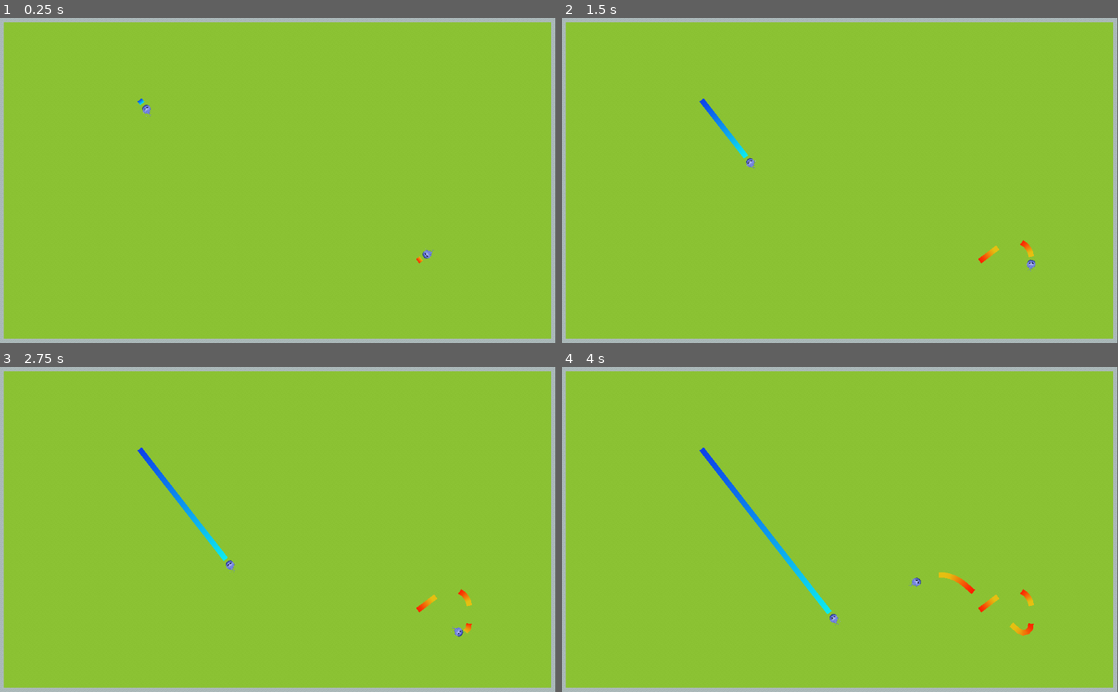
Above: before the commit, frames 1-4 (two rows, left to right).
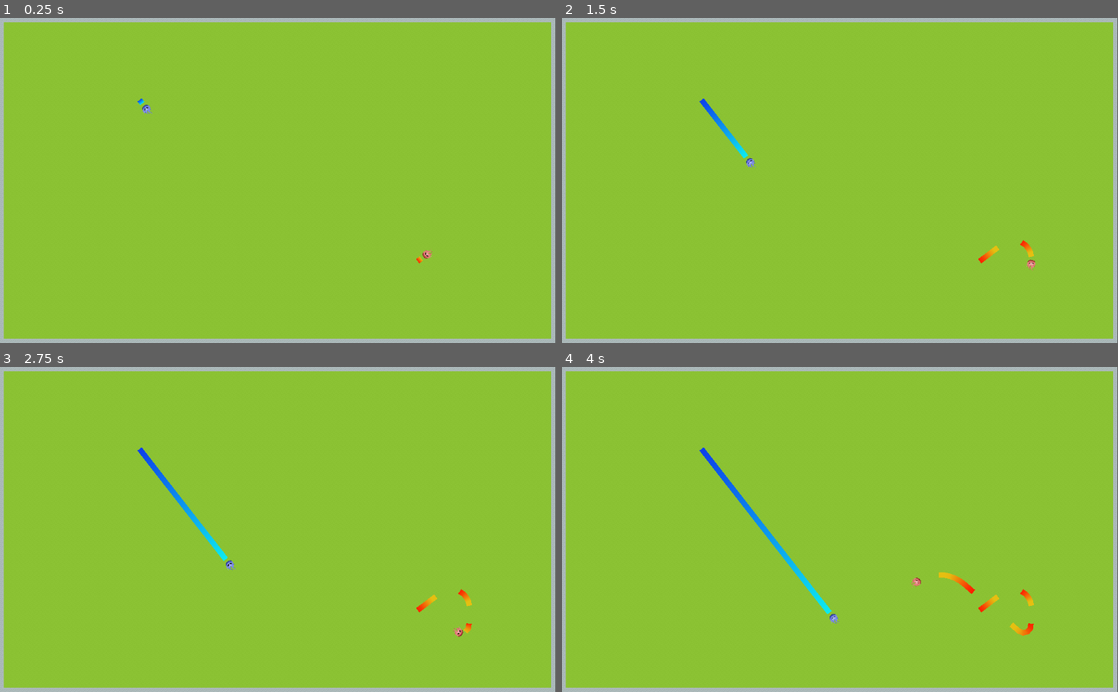
Above: after the commit, the same moments.

Repository: nrkroeker/wildfire
Game: Godot game, scene res://Main.tscn
The game is run twice, just before and just after one commit, with the same random seed, the same clock (stepped at 60 frames per second) and the same inputs.
Inputs:
- Up to frame 1 (0.25 s): no input
- Up to frame 2 (1.5 s): tap Enter (ui_select) at 0.5, 0.77 s; hold Right (ui_right) 0.53-1.28 s; hold Down (ui_down) from 1.28 s (still down)
- Up to frame 3 (2.75 s): tap Enter (ui_select) at 1.52 s; release Down (ui_down) at 2.03 s; hold Right (ui_right) from 2.03 s (still down)
- Up to frame 4 (4 s): release Right (ui_right) at 2.78 s; hold Up (ui_up) 2.78-3.53 s; tap Enter (ui_select) at 3.02, 3.77 s; hold Left (ui_left) from 3.53 s (still down)

The runs differ from the first frame. In frame 1, less than 0.1% of the frame differs, in the area x 25-78%, y 26-75%; in frame 2, less than 0.1%; in frame 3, less than 0.1%, in the area x 40-84%, y 59-84%; in frame 4, less than 0.1%.

Commit message:
Add second player color

Diff:
--- a/godot/Main.gd
+++ b/godot/Main.gd
@@ -1,9 +1,8 @@
 extends Node2D
 
-const TILE_SIZE = 25
-const LEVEL_SIZE = Vector2(1000, 1000)
-const MAPSIZE = Vector2(50, 50)
 var screen_size
+var health_item_timer = Timer.new()
+var HEALTH_ITEM_TIME = 2
 
 var character = preload('res://actors/Character/Character.tscn')
 
@@ -20,9 +19,13 @@
 	add_child(player_one)
 	add_child(player_two)
 
+	health_item_timer.one_shot = true
+	health_item_timer.set_wait_time(HEALTH_ITEM_TIME)
+
 func finish_game(loser):
 	var winner = 'fire' if loser == 'water' else 'water'
 	print('winner: ', winner)
+	health_item_timer.stop()
 
 #func build_level():
 #	tile_map.clear()
--- a/godot/actors/Character/Flame.gd
+++ b/godot/actors/Character/Flame.gd
@@ -40,6 +40,8 @@
 	velocity = Vector2(speed, 0)
 	rotation_dir = deg2rad(rand_range(0, 360))
 	rotate(rotation_dir)
+	var animation = 'red' if get_parent().name == 'fire' else 'blue'
+	$AnimatedSprite.play(animation)
 
 func set_ui_two():
 	ui_select = 'ui_select_two'
--- a/godot/actors/Character/Flame.tscn
+++ b/godot/actors/Character/Flame.tscn
@@ -1,18 +1,30 @@
-[gd_scene load_steps=16 format=2]
+[gd_scene load_steps=28 format=2]
 
 [ext_resource path="res://actors/Character/Flame.gd" type="Script" id=1]
-[ext_resource path="res://assets/flame/B Flame 1.png" type="Texture" id=2]
-[ext_resource path="res://assets/flame/B Flame 2.png" type="Texture" id=3]
-[ext_resource path="res://assets/flame/B Flame 3.png" type="Texture" id=4]
-[ext_resource path="res://assets/flame/B Flame 4.png" type="Texture" id=5]
-[ext_resource path="res://assets/flame/B Flame 5.png" type="Texture" id=6]
-[ext_resource path="res://assets/flame/B Flame 6.png" type="Texture" id=7]
-[ext_resource path="res://assets/flame/B Flame 7.png" type="Texture" id=8]
-[ext_resource path="res://assets/flame/B Flame 8.png" type="Texture" id=9]
-[ext_resource path="res://assets/flame/B Flame 9.png" type="Texture" id=10]
-[ext_resource path="res://assets/flame/B Flame 10.png" type="Texture" id=11]
-[ext_resource path="res://assets/flame/B Flame 11.png" type="Texture" id=12]
-[ext_resource path="res://assets/flame/B Flame 12.png" type="Texture" id=13]
+[ext_resource path="res://assets/blue flame/B Flame 1.png" type="Texture" id=2]
+[ext_resource path="res://assets/blue flame/B Flame 2.png" type="Texture" id=3]
+[ext_resource path="res://assets/blue flame/B Flame 3.png" type="Texture" id=4]
+[ext_resource path="res://assets/blue flame/B Flame 4.png" type="Texture" id=5]
+[ext_resource path="res://assets/blue flame/B Flame 5.png" type="Texture" id=6]
+[ext_resource path="res://assets/blue flame/B Flame 6.png" type="Texture" id=7]
+[ext_resource path="res://assets/blue flame/B Flame 7.png" type="Texture" id=8]
+[ext_resource path="res://assets/blue flame/B Flame 8.png" type="Texture" id=9]
+[ext_resource path="res://assets/blue flame/B Flame 9.png" type="Texture" id=10]
+[ext_resource path="res://assets/blue flame/B Flame 10.png" type="Texture" id=11]
+[ext_resource path="res://assets/blue flame/B Flame 11.png" type="Texture" id=12]
+[ext_resource path="res://assets/blue flame/B Flame 12.png" type="Texture" id=13]
+[ext_resource path="res://assets/red flame/R Flame 1.png" type="Texture" id=14]
+[ext_resource path="res://assets/red flame/R Flame 2.png" type="Texture" id=15]
+[ext_resource path="res://assets/red flame/R Flame 3.png" type="Texture" id=16]
+[ext_resource path="res://assets/red flame/R Flame 4.png" type="Texture" id=17]
+[ext_resource path="res://assets/red flame/R Flame 5.png" type="Texture" id=18]
+[ext_resource path="res://assets/red flame/R Flame 6.png" type="Texture" id=19]
+[ext_resource path="res://assets/red flame/R Flame 7.png" type="Texture" id=20]
+[ext_resource path="res://assets/red flame/R Flame 8.png" type="Texture" id=21]
+[ext_resource path="res://assets/red flame/R Flame 9.png" type="Texture" id=22]
+[ext_resource path="res://assets/red flame/R Flame 10.png" type="Texture" id=23]
+[ext_resource path="res://assets/red flame/R Flame 11.png" type="Texture" id=24]
+[ext_resource path="res://assets/red flame/R Flame 12.png" type="Texture" id=25]
 
 [sub_resource type="CircleShape2D" id=1]
 radius = 98.6494
@@ -21,7 +33,12 @@
 animations = [ {
 "frames": [ ExtResource( 2 ), ExtResource( 3 ), ExtResource( 4 ), ExtResource( 5 ), ExtResource( 6 ), ExtResource( 7 ), ExtResource( 8 ), ExtResource( 9 ), ExtResource( 10 ), ExtResource( 11 ), ExtResource( 12 ), ExtResource( 13 ) ],
 "loop": true,
-"name": "idle",
+"name": "blue",
+"speed": 5.0
+}, {
+"frames": [ ExtResource( 14 ), ExtResource( 15 ), ExtResource( 16 ), ExtResource( 17 ), ExtResource( 18 ), ExtResource( 19 ), ExtResource( 20 ), ExtResource( 21 ), ExtResource( 22 ), ExtResource( 23 ), ExtResource( 24 ), ExtResource( 25 ) ],
+"loop": true,
+"name": "red",
 "speed": 5.0
 } ]
 
@@ -41,6 +58,5 @@
 rotation = 1.5708
 scale = Vector2( 0.05, 0.05 )
 frames = SubResource( 2 )
-animation = "idle"
-frame = 9
+animation = "New Anim"
 playing = true
Renamed: godot/assets/flame/B Flame 1.png -> godot/assets/blue flame/B Flame 1.png
Not shown, added: godot/assets/blue flame/B Flame 1.png.import
Binary file added: godot/assets/blue flame/B Flame 10.png
Not shown, added: godot/assets/blue flame/B Flame 10.png.import
Binary file added: godot/assets/blue flame/B Flame 11.png
Not shown, added: godot/assets/blue flame/B Flame 11.png.import
Binary file added: godot/assets/blue flame/B Flame 12.png
Not shown, changed: godot/assets/blue flame/B Flame 12.png.import
Renamed: godot/assets/flame/B Flame 2.png -> godot/assets/blue flame/B Flame 2.png
Not shown, added: godot/assets/blue flame/B Flame 2.png.import
Renamed: godot/assets/flame/B Flame 3.png -> godot/assets/blue flame/B Flame 3.png
Not shown, added: godot/assets/blue flame/B Flame 3.png.import
(and 43 more such lines)
